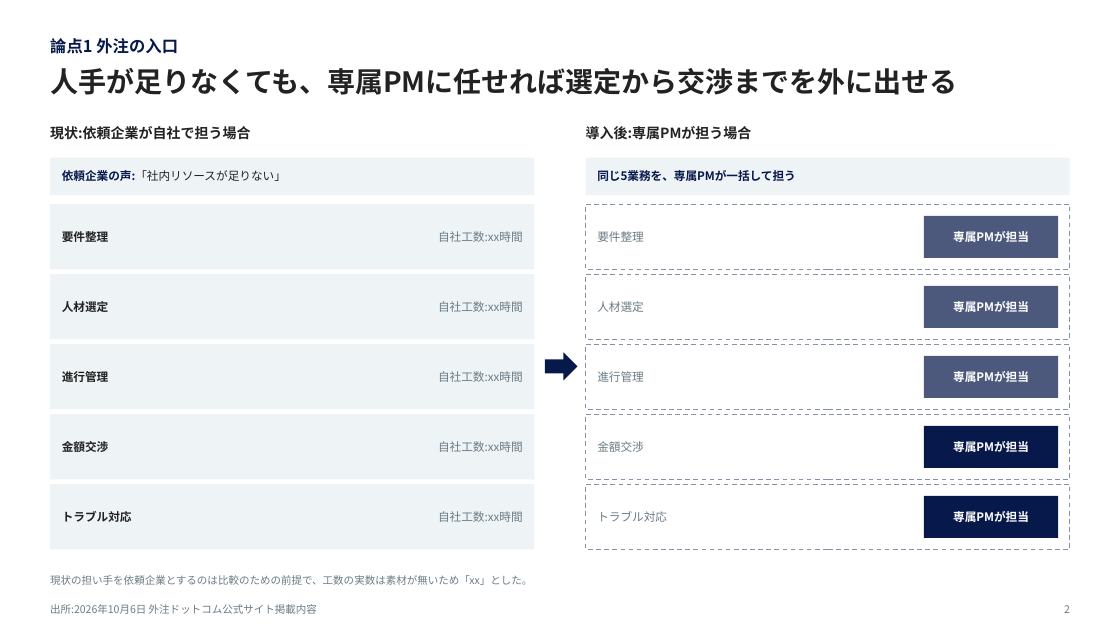
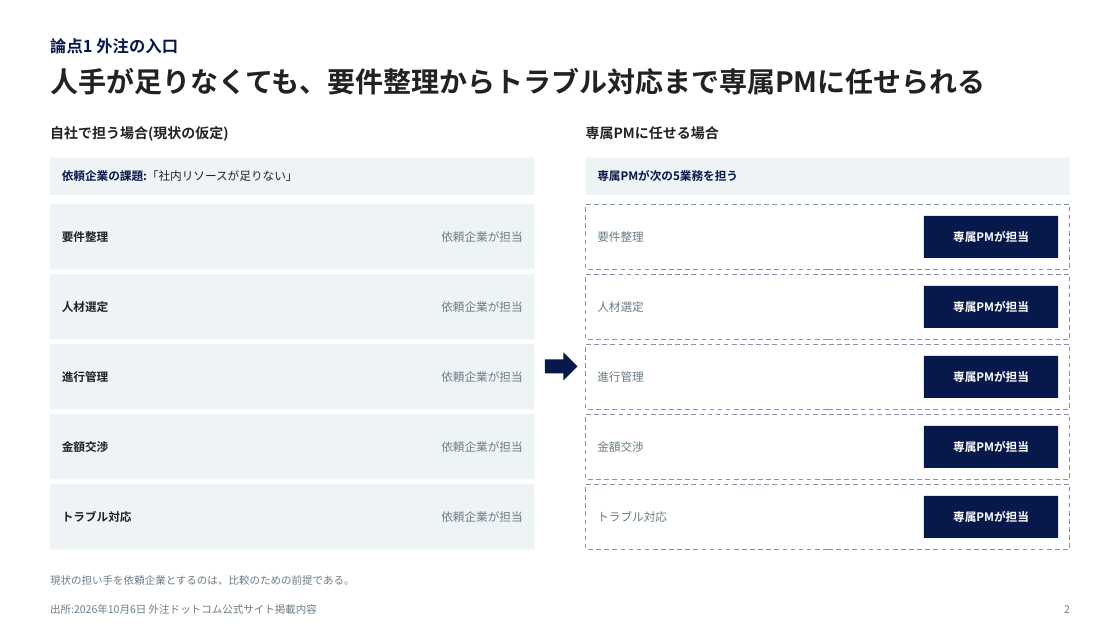
Before and after one commit to Tokyokikaku/freelancers-cloud, a slide deck: slide 2 of slides/gaichu-com-proposal.pptx. Drawn at 1120x630 pixels with LibreOffice and Linux fonts; fonts in the diff are those of the drawing. Boxes give left, top, right and bottom in pixels: in the first picture for what was removed or moved away, otherwise in the second. Text is boxed around its words. In the diff, an @@ line names an element or a change of style, - is before the commit and + after.

```diff
--- a/slides/gaichu-com-proposal.pptx
+++ b/slides/gaichu-com-proposal.pptx
@@ text at (50, 68, 985, 95): text changed @@
-人手が足りなくても、専属PMに任せれば選定から交渉までを外に出せる
+人手が足りなくても、要件整理からトラブル対応まで専属PMに任せられる
@@ text at (50, 126, 229, 141): text changed @@
-現状:依頼企業が自社で担う場合
+自社で担う場合(現状の仮定)
@@ text at (586, 126, 719, 140): text changed @@
-導入後:専属PMが担う場合
+専属PMに任せる場合
@@ text at (62, 170, 298, 181): text changed @@
-依頼企業の声:「社内リソースが足りない」
+依頼企業の課題:「社内リソースが足りない」
@@ text at (597, 170, 738, 181): text changed @@
-同じ5業務を、専属PMが一括して担う
+専属PMが次の5業務を担う
@@ text at (441, 231, 522, 242): text changed @@
-自社工数:xx時間
+依頼企業が担当
@@ text at (441, 301, 522, 312): text changed @@
-自社工数:xx時間
+依頼企業が担当
@@ fill #4C597D to #07184A in 3 elements at (924, 216, 1059, 258), (924, 286, 1059, 328), (924, 356, 1059, 398) @@
@@ text at (441, 371, 522, 382): text changed @@
-自社工数:xx時間
+依頼企業が担当
@@ text at (441, 441, 522, 452): text changed @@
-自社工数:xx時間
+依頼企業が担当
@@ text at (441, 511, 522, 522): text changed @@
-自社工数:xx時間
+依頼企業が担当
@@ text at (50, 575, 354, 585): text changed @@
-現状の担い手を依頼企業とするのは比較のための前提で、工数の実数は素材が無いため「xx」とした。
+現状の担い手を依頼企業とするのは、比較のための前提である。
```
Also in this commit, not shown: 3 other slides changed.
